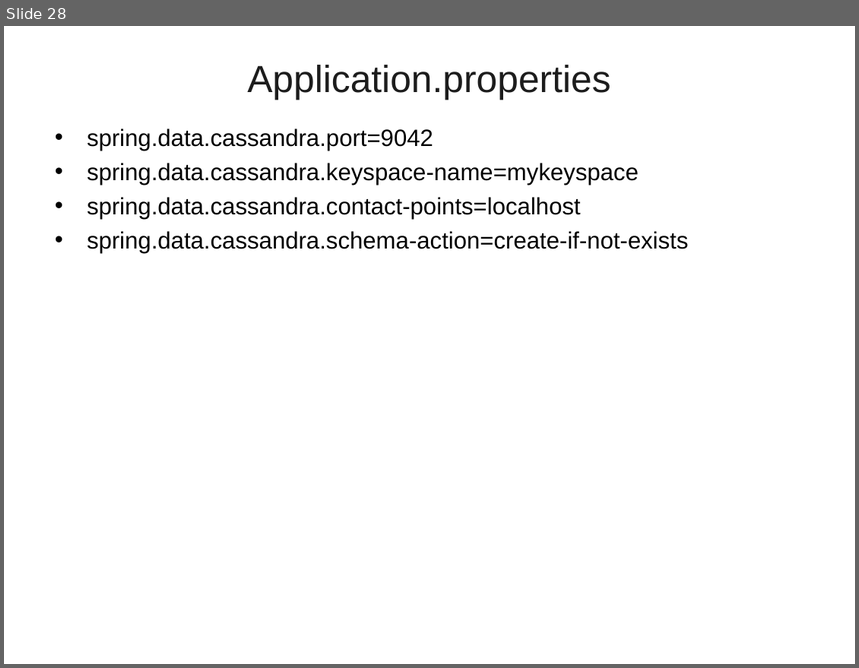
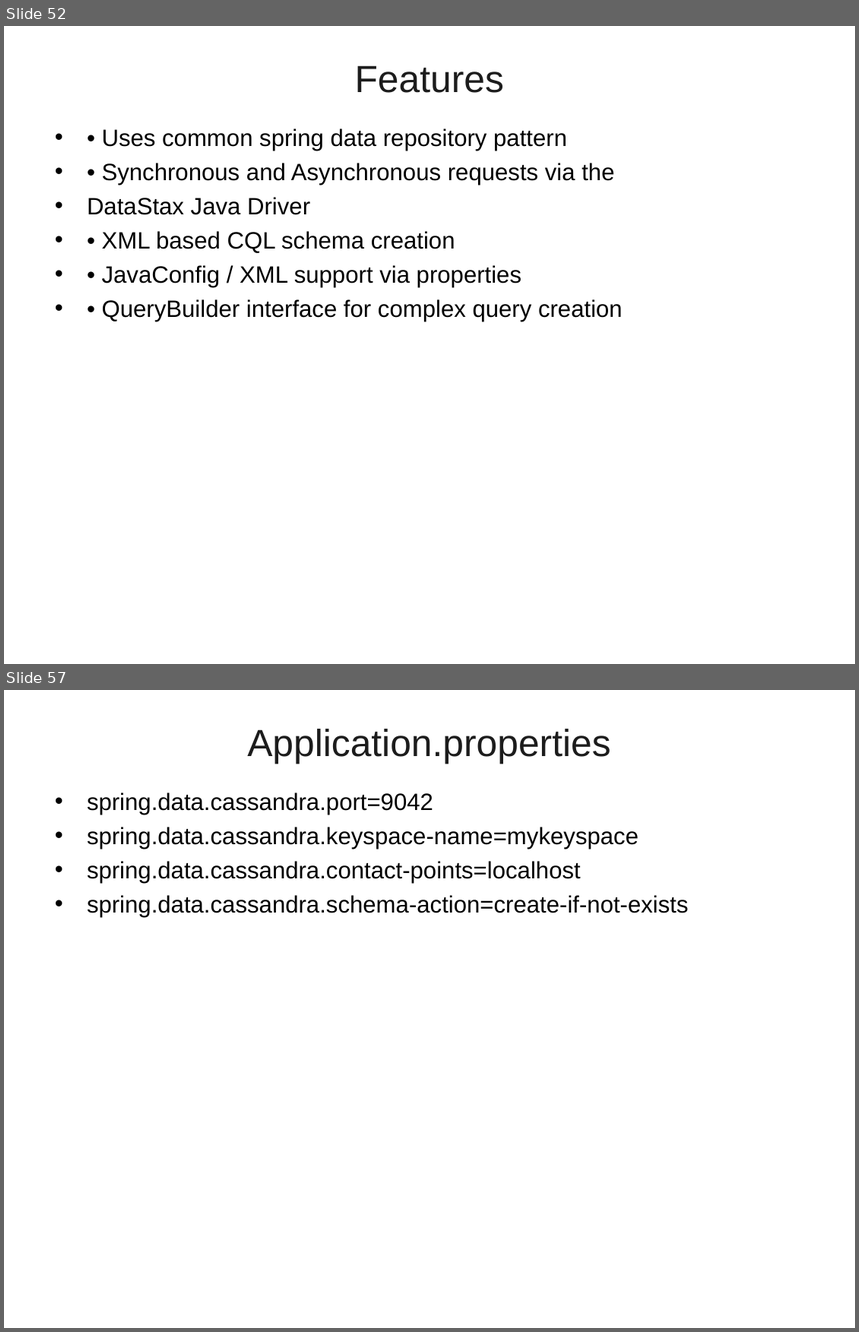
Before and after one commit to vicky-sai/PPTs, a slide deck: SpringData_NoSQL.ppt. Shown one above the other, each under a label of ours: slide 28 before the commit, slides 52 and 57 after it; the slides between them are not shown. The pictures are 859x668 and 859x1332 pixels, drawn with LibreOffice and Linux fonts; fonts in the diff are those of the drawing; background and template pictures are left out. Boxes give left, top, right and bottom in pixels: in the first picture for what was removed or moved away, otherwise in the second. Text is boxed around its words. In the diff, an @@ line names an element or a change of style, - is before the commit and + after.

```diff
--- a/SpringData_NoSQL.ppt
+++ b/SpringData_NoSQL.ppt
@@ slide 52 added at (4,26,855,664), background picture (left out) @@
@@ title added at (355,66,504,93), 32 pt, text #1C1C1C @@
+Features
@@ text added at (87,129,623,322), 20 pt, text #000000 @@
+• • Uses common spring data repository pattern
+• • Synchronous and Asynchronous requests via the
+• DataStax Java Driver
+• • XML based CQL schema creation
+• • JavaConfig / XML support via properties
+• • QueryBuilder interface for complex query creation
@@ what was slide 28 is now slide 57 @@
```
Also in this commit, not shown: 1 slide changed, 28 other slides added, 3 slides removed.
